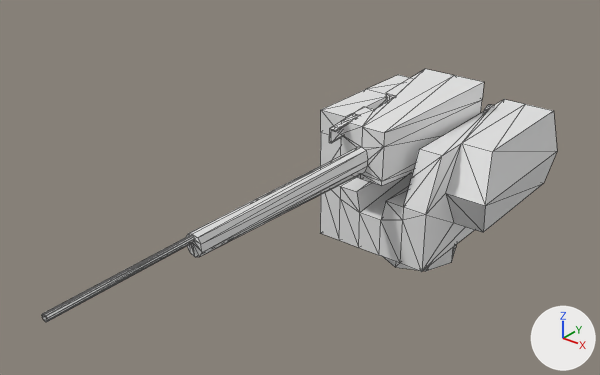
An edit to the glTF model models/gun/gun.glb, drawn before and after from the same camera.
Rendered twice from a 50 mm lens placed at (1.5, -2.71, 1.48), pointed at (-0.14, -0.66, 0.21). Arrows for +X, +Y and +Z are at lower right; the lights stay in place. The older version comes first. Mesh edges are drawn as thin lines. Where no turn or scale is listed for an object, it has been applied to the vertices. Vertices at exactly the same position are counted once.

The first picture shows 'Bolt', 'Gun', 'Turret'.
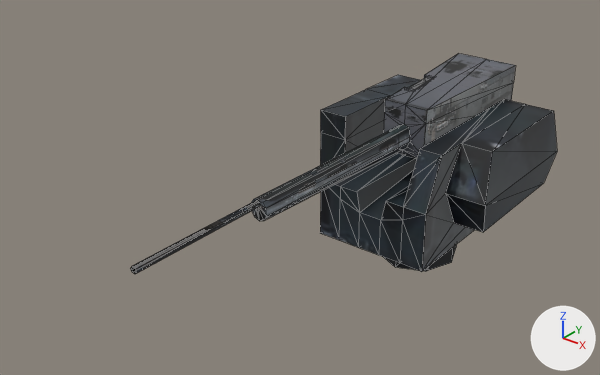
What differs and where, as boxes (x1, y1, x2, y2) in the pictures (600 x 375 px):
```json
{"object": "Gun", "change": "recoloured, surface changed, moved", "before": [42, 69, 484, 322], "after": [131, 54, 516, 274]}
{"object": "Bolt", "change": "recoloured", "before": [329, 77, 432, 143], "after": [329, 77, 432, 143]}
{"part": 1, "of": "me_cube_001", "change": "recoloured", "before": [320, 75, 557, 272], "after": [320, 75, 557, 272], "on screen": "white to grey"}
{"part": 2, "of": "me_plane", "change": "surface changed", "before": [43, 69, 484, 322], "after": [133, 54, 516, 273]}
```

The change, as JSON lines over the scene's bpy script:
```json
{"op": "add", "block": "img_guntexture", "code": ["img_guntexture = load_image('GunTexture', '_unpacked/GunTexture', 2048, 2048, 'sRGB')"]}
{"op": "add", "block": "img_turrettexture", "code": ["img_turrettexture = load_image('turretTexture', '_unpacked/turretTexture', 2048, 2048, 'sRGB')"]}
{"op": "add", "block": "mat_material", "code": ["mat_material = principled_material('Material')", "mat_material.texture = img_guntexture"]}
{"op": "add", "block": "mat_material_002", "code": ["mat_material_002 = principled_material('Material.002')", "mat_material_002.base_color = (0.15, 0.15, 0.15)  # dark grey #6c6c6c"]}
{"op": "add", "block": "mat_material_001", "code": ["mat_material_001 = principled_material('Material.001')", "mat_material_001.texture = img_turrettexture"]}
{"block": "me_cube_001", "where": "me_cube_001.from_pydata(...)  # 131 vertices, 258 faces; spans x -0.378..0.397, y -0.379..0.379, z -0.304..0.301"}
{"block": "me_cube_001", "where": "# used by ob_turret; location = (-0.026, 0.001, 0.003)"}
{"block": "me_cube_001", "change": "me_cube_001 part 1: 258 faces spanning x -0.378..0.397, y -0.379..0.379, z -0.304..0.301 switch from no material to mat_material_001 (picture img_turrettexture)"}
{"block": "me_plane", "where": "me_plane.from_pydata(...)  # 95 vertices, 186 faces; spans x -0.13..0.13, y -1.5..0.48, z -0.09..0.17"}
{"block": "me_plane", "where": "# used by ob_gun; location = (-0.026, -0.291, 0.258)"}
{"block": "me_plane", "change": "me_plane part 2: texture (UV) coordinates of 138 of 186 faces, centred in x -0.13..0.12, y -1.33..0.48, z -0.08..0.16, changed; they spanned u 0.0..1.0, v 0.0..1.0 and now span u 0.02..0.99, v 0.02..0.98"}
{"op": "add", "block": "me_plane", "code": "me_plane.materials.append(mat_material)  # picture img_guntexture"}
{"block": "me_plane_001", "where": "me_plane_001.from_pydata(...)  # 12 vertices, 20 faces; spans x -0.254..0.388, y -0.45..0.451, z -0.09..0.114"}
{"op": "add", "block": "me_plane_001", "code": "me_plane_001.materials.append(mat_material_002)  # dark grey #6c6c6c"}
{"op": "set", "path": "ob_gun.location", "old": "(-0.026, -0.291, 0.258)", "new": "(-0.026, -0.01, 0.258)"}
```
